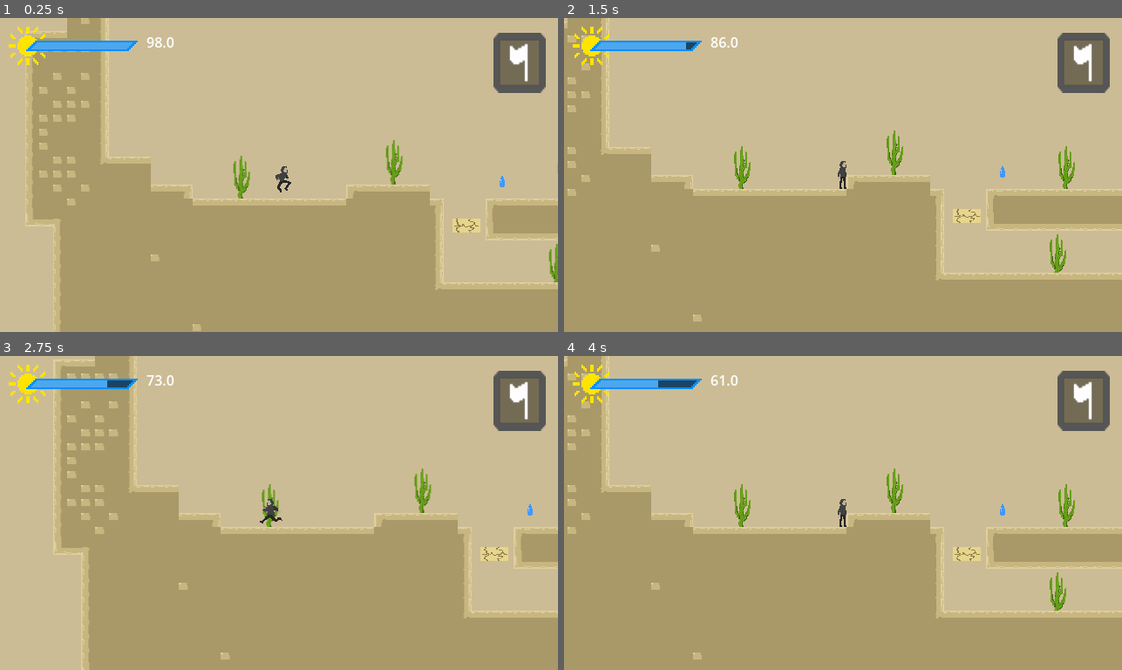
Above: before the commit, frames 1-4 (two rows, left to right).
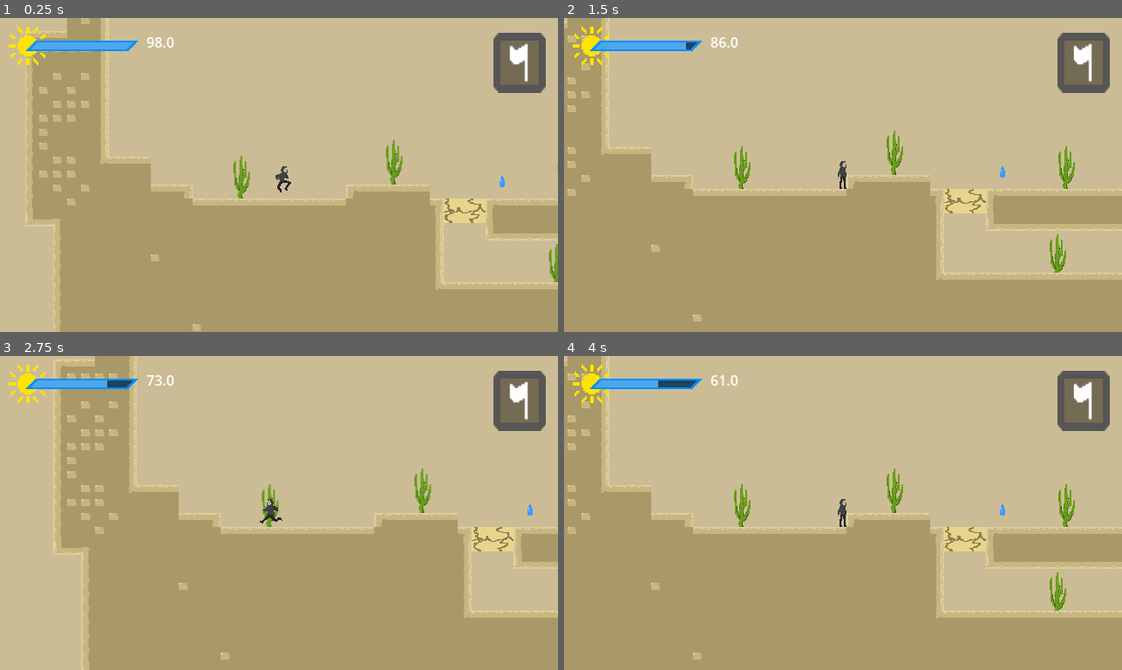
Above: after the commit, the same moments.

Repository: Aterlone/MasseyGameJam
Game: Godot game, scene res://main.tscn
Same seed, same stepped clock (60 frames per second), same inputs: the game is played once before the commit and once after it.
Inputs:
- Up to frame 1 (0.25 s): no input
- Up to frame 2 (1.5 s): tap Enter (ui_accept) at 0.5, 0.77 s; hold Right (ui_right) from 0.53 s (still down)
- Up to frame 3 (2.75 s): tap Enter (ui_accept) at 1.52 s; release Right (ui_right) at 2.03 s; hold Left (ui_left) from 2.03 s (still down)
- Up to frame 4 (4 s): release Left (ui_left) at 2.78 s; hold Right (ui_right) from 2.78 s (still down); tap Enter (ui_accept) at 3.02, 3.77 s

The runs differ from the first frame. In frame 1, 0.7% of the frame differs, in the area x 79-88%, y 57-69%; in frame 2, 0.7%; in frame 3, 0.7%, in the area x 84-93%, y 54-66%; in frame 4, 0.7%.

Commit message:
Changed platform in L1

Diff:
--- a/level_1.tscn
+++ b/level_1.tscn
@@ -68,7 +68,8 @@
 tile_map_data = PackedByteArray("AAAMABUAAQABAAEAAAAMABQAAQABAAEAAAAMABMAAQABAAEAAAALABUAAQABAAEAAAALABQAAQABAAEAAAALAB …(65136 unchanged characters)…
 
 [node name="CollapsPlatform" parent="." instance=ExtResource("5_rka8t")]
-position = Vector2(444, 312)
+position = Vector2(442, 295)
+scale = Vector2(1.89, 1.78)
 
 [node name="HousePurple" type="Sprite2D" parent="."]
 z_index = -1
Not shown, added: UI/space.png.import
